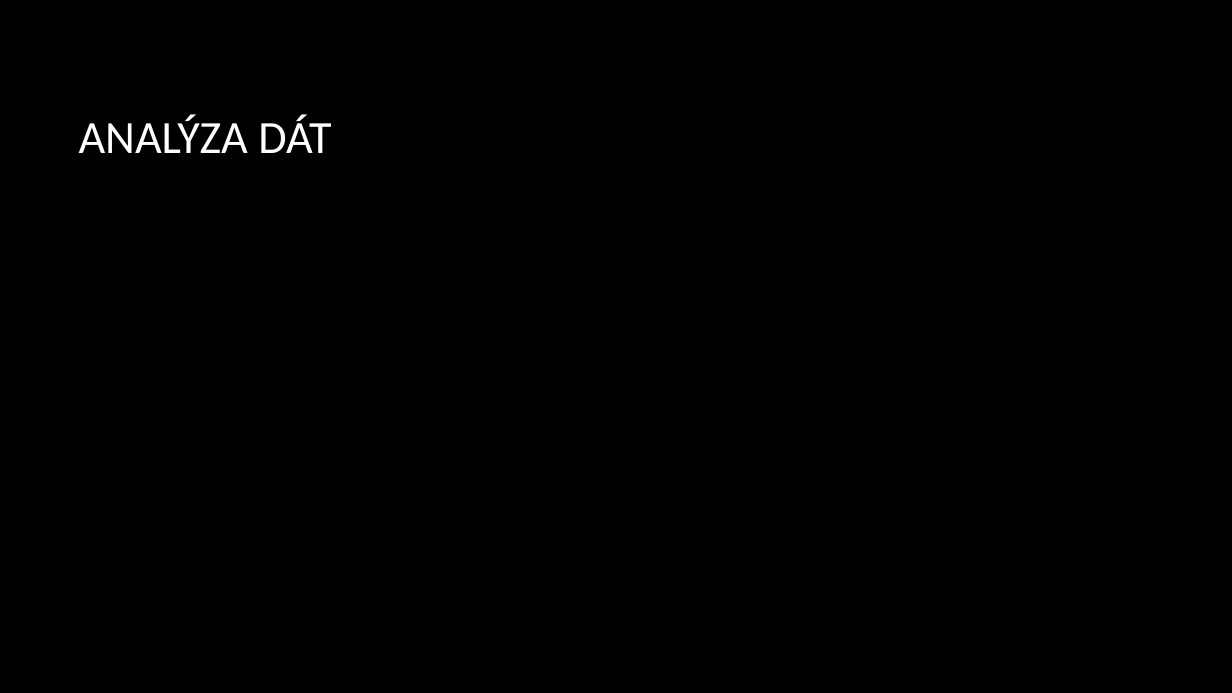
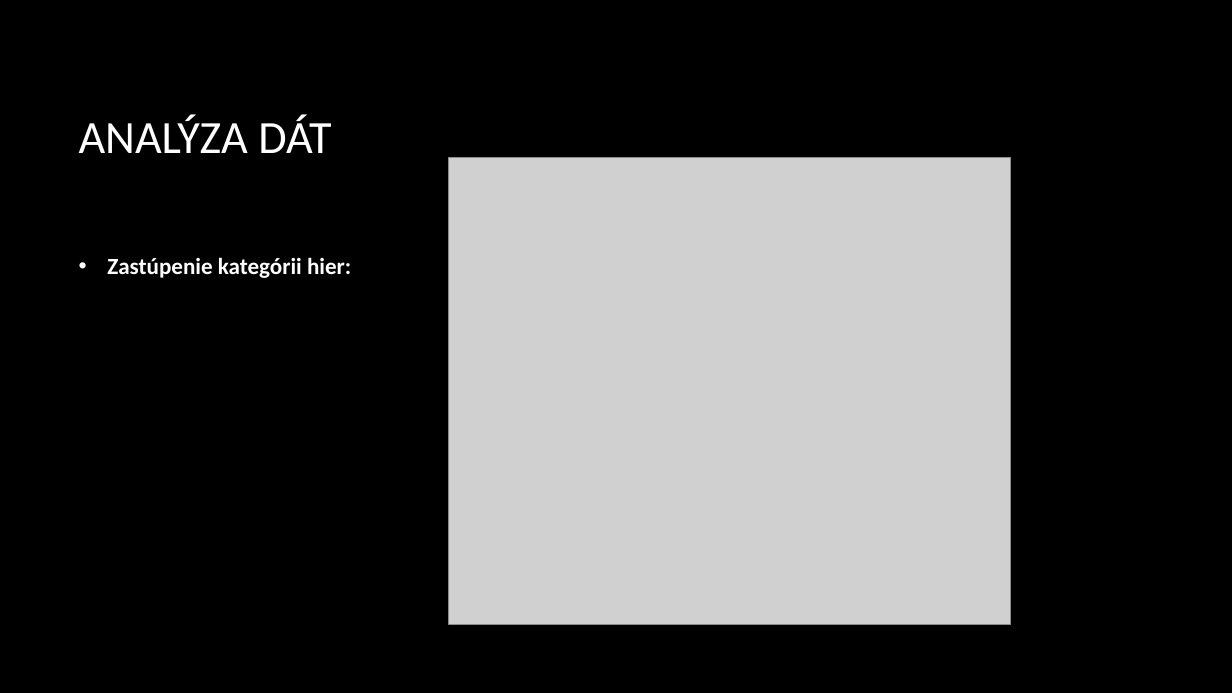
Before and after one commit to SorinMarkov01/Neur-nov-siete-NS, a slide deck: slide 3 of Jakub Tibenský - Android Games.pptx. Drawn at 1232x693 pixels with LibreOffice and Linux fonts; fonts in the diff are those of the drawing; grey boxes stand for pictures; background and template pictures are left out. Boxes give left, top, right and bottom in pixels: in the first picture for what was removed or moved away, otherwise in the second. Text is boxed around its words. In the diff, an @@ line names an element or a change of style, - is before the commit and + after.

```diff
--- a/Jakub Tibenský - Android Games.pptx
+++ b/Jakub Tibenský - Android Games.pptx
@@ picture added at (x1=449, y1=157, x2=1011, y2=624) @@
@@ text added at (x1=107, y1=257, x2=351, y2=278), 18 pt, text #FFFFFF, bold @@
+• Zastúpenie kategórii hier:
```
Also in this commit, not shown: 2 other slides changed, 14 slides added, 6 slides removed.
